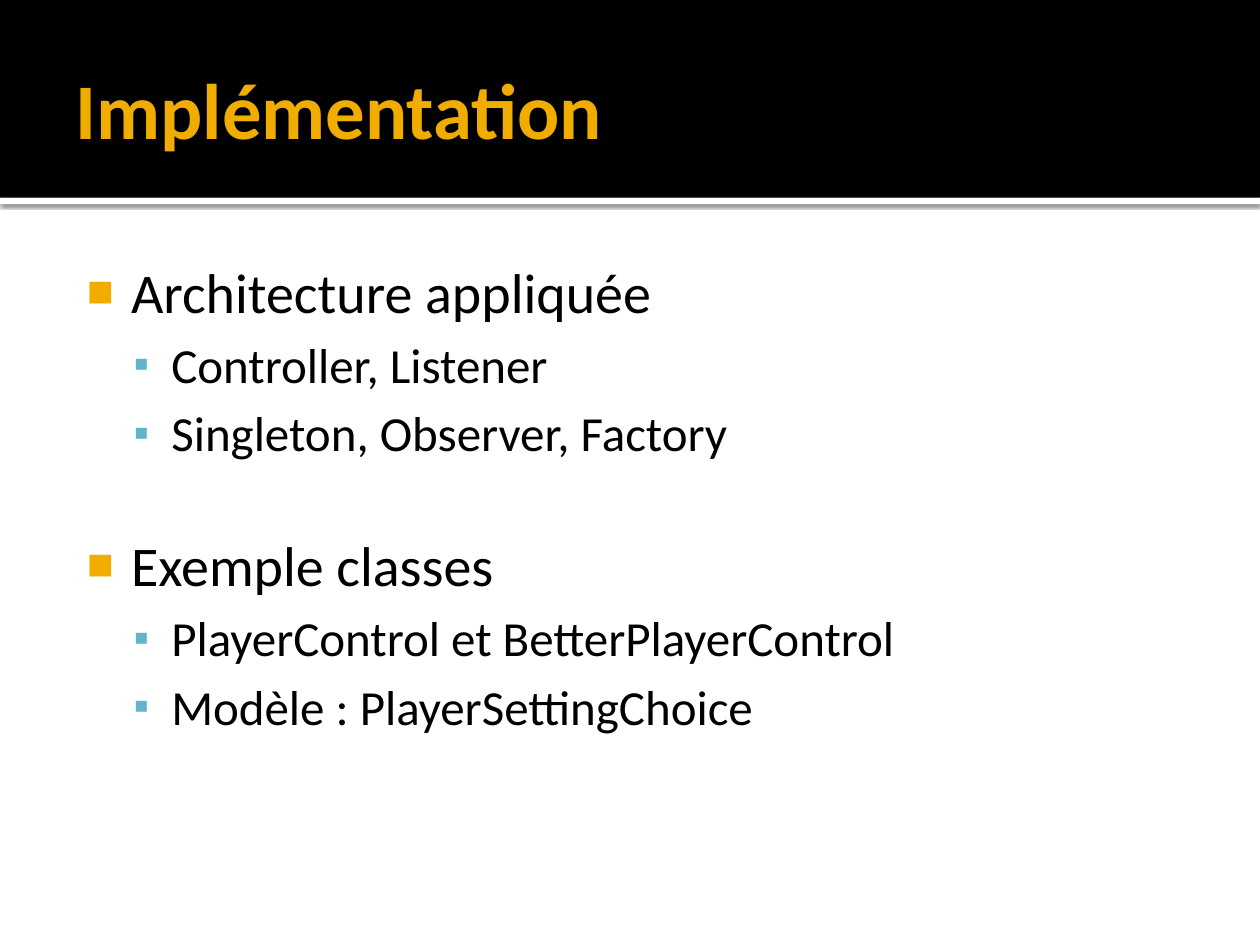
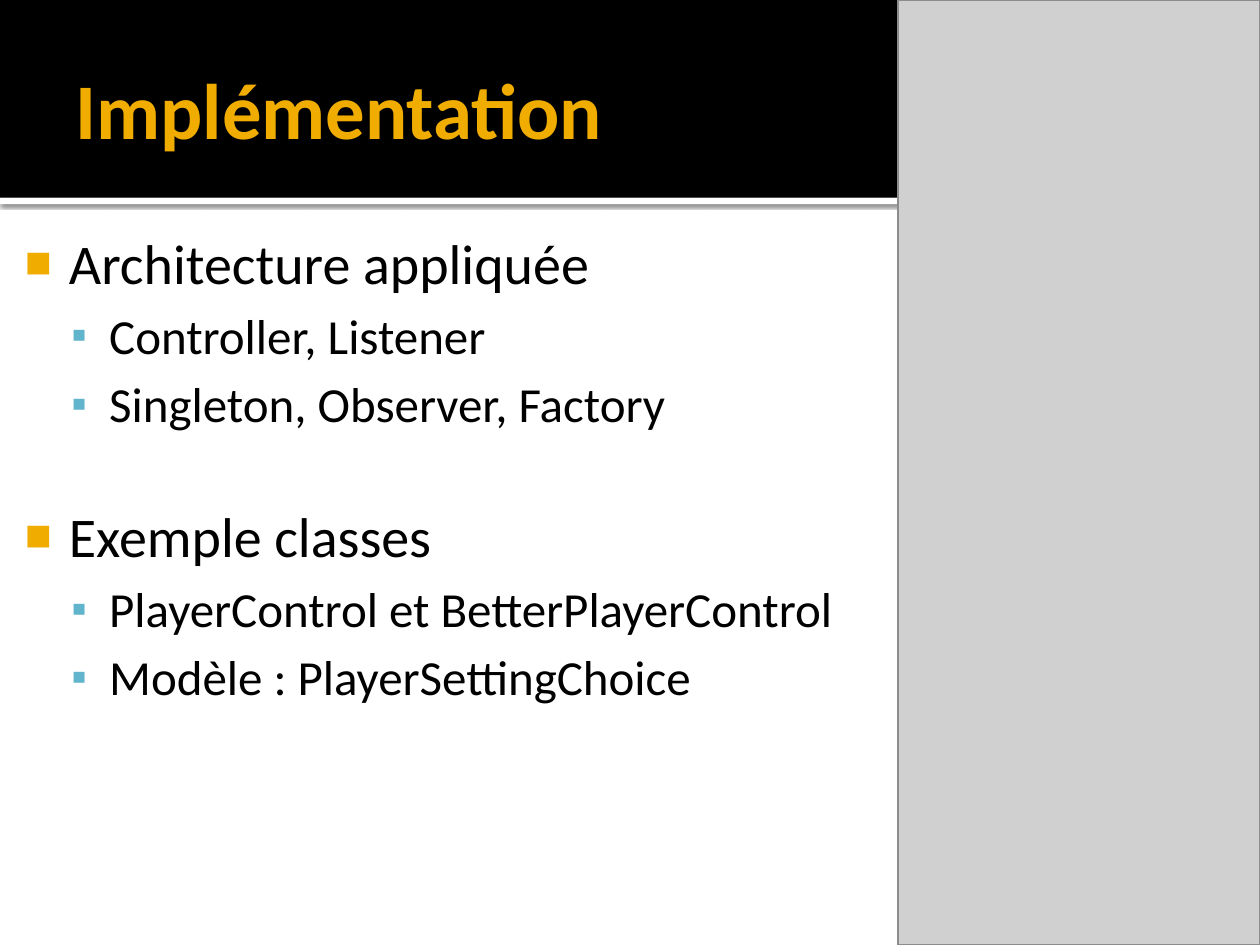
Before and after one commit to Louspirit/MiniCraft, a slide deck: slide 6 of doc/Presentation_Minicraft.pptx. Drawn at 1260x945 pixels with LibreOffice and Linux fonts; fonts in the diff are those of the drawing; grey boxes stand for pictures. Boxes give left, top, right and bottom in pixels: in the first picture for what was removed or moved away, otherwise in the second. Text is boxed around its words. In the diff, an @@ line names an element or a change of style, - is before the commit and + after.

```diff
--- a/doc/Presentation_Minicraft.pptx
+++ b/doc/Presentation_Minicraft.pptx
@@ picture added at box(898, 0, 1260, 945) @@
@@ text "Architecture appliquée": place and size @@
-text "Architecture appliquée" at box(131, 274, 894, 734)
+text "Architecture appliquée" at box(69, 245, 832, 704)
```
Also in this commit, not shown: 1 other slide changed, 2 other files.
